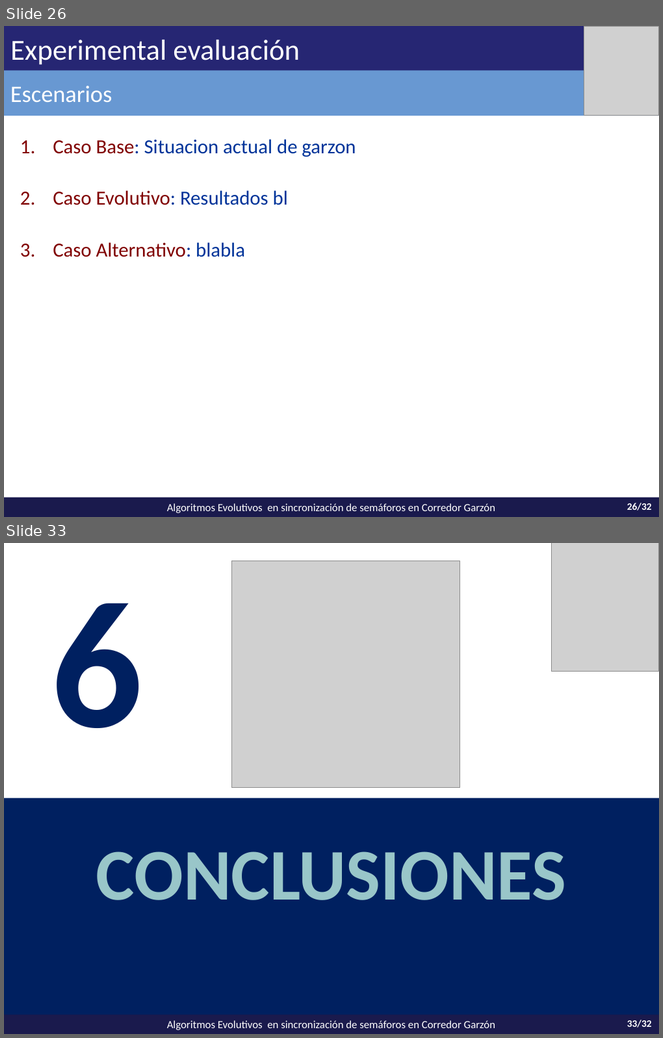
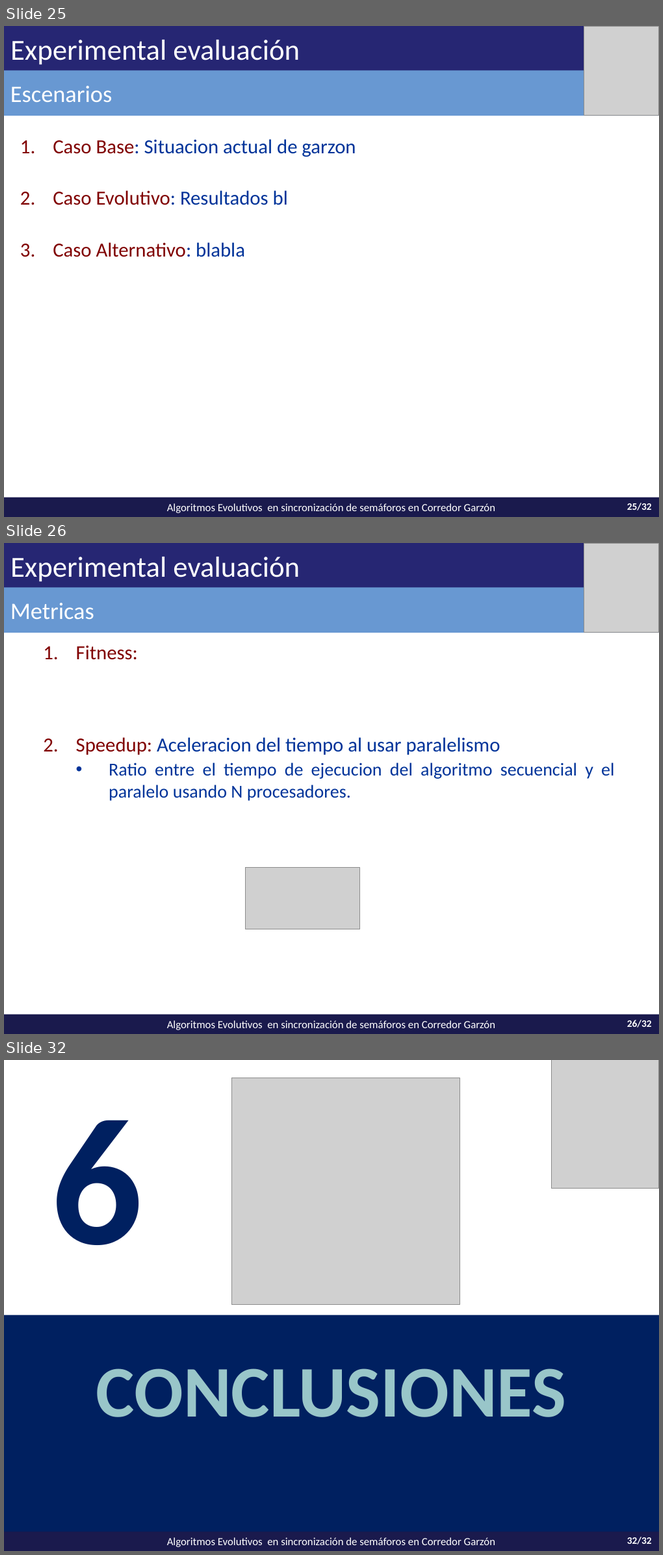
Before and after one commit to vitogit/proyecto-grado-garzon-2014, a slide deck: presentacion/Presentacion Garzon.pptx. Shown one above the other, each under a label of ours: slides 26 and 33 before the commit, slides 25, 26 and 32 after it; the slides between them are not shown. The pictures are 663x1038 and 663x1555 pixels, drawn with LibreOffice and Linux fonts; fonts in the diff are those of the drawing; grey boxes stand for pictures. Boxes give left, top, right and bottom in pixels: in the first picture for what was removed or moved away, otherwise in the second. Text is boxed around its words. In the diff, an @@ line names an element or a change of style, - is before the commit and + after.

```diff
--- a/presentacion/Presentacion Garzon.pptx
+++ b/presentacion/Presentacion Garzon.pptx
@@ slide 26 added at [4, 543, 659, 1034], background #FFFFFF; not listed: 2 template elements that a slide beside it also shows @@
@@ title added at [4, 543, 659, 589], fill #262673, 32 pt, text #FFFFFF @@
+Experimental evaluación
@@ picture added at [584, 543, 659, 633] @@
@@ rectangle added at [4, 588, 659, 633], fill #6898D2, 26 pt, text #FFFFFF @@
+Metricas
@@ text added at [76, 646, 614, 801], 20 pt, text #003399 @@
+    1. Fitness:
+    2. Speedup: Aceleracion del tiempo al usar paralelismo
+      • Ratio entre el tiempo de ejecucion del algoritmo secuencial y el paralelo usando N procesadores.
@@ picture added at [246, 868, 360, 930] @@
@@ what was slide 26 is now slide 25 @@
@@ page number at [627, 503, 652, 511]: text changed @@
-26/32
+25/32
@@ what was slide 33 is now slide 32 @@
@@ page number at [627, 1537, 652, 1545]: text changed @@
-33/32
+32/32
```
Also in this commit, not shown: 9 slides changed, 3 slides removed.
